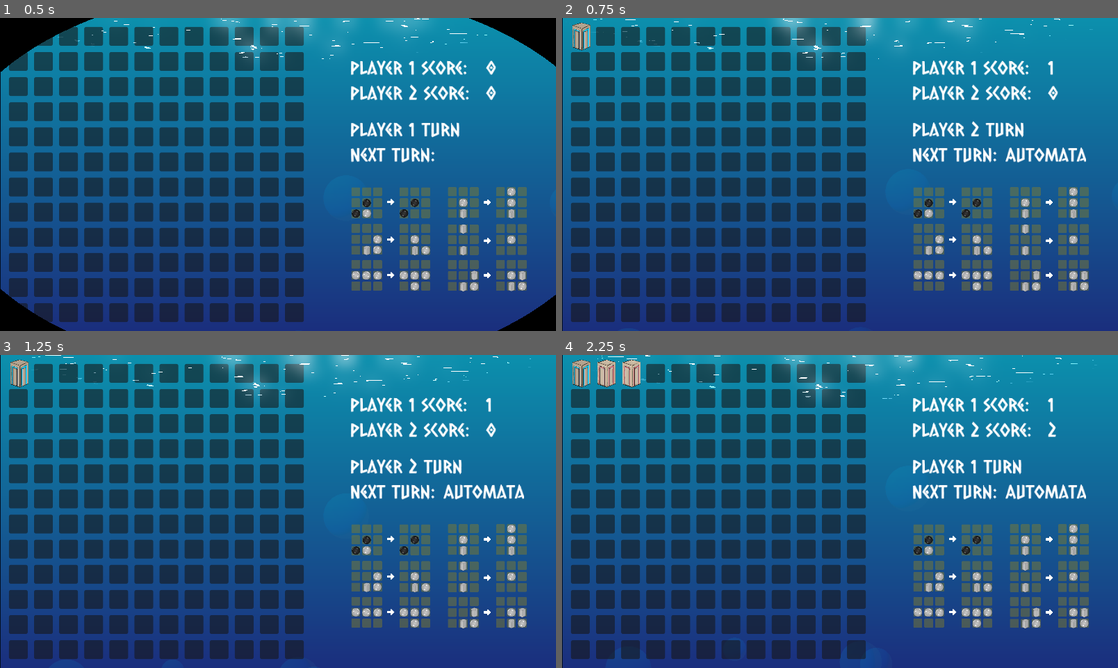
Above: before the commit, frames 1-4 (two rows, left to right).
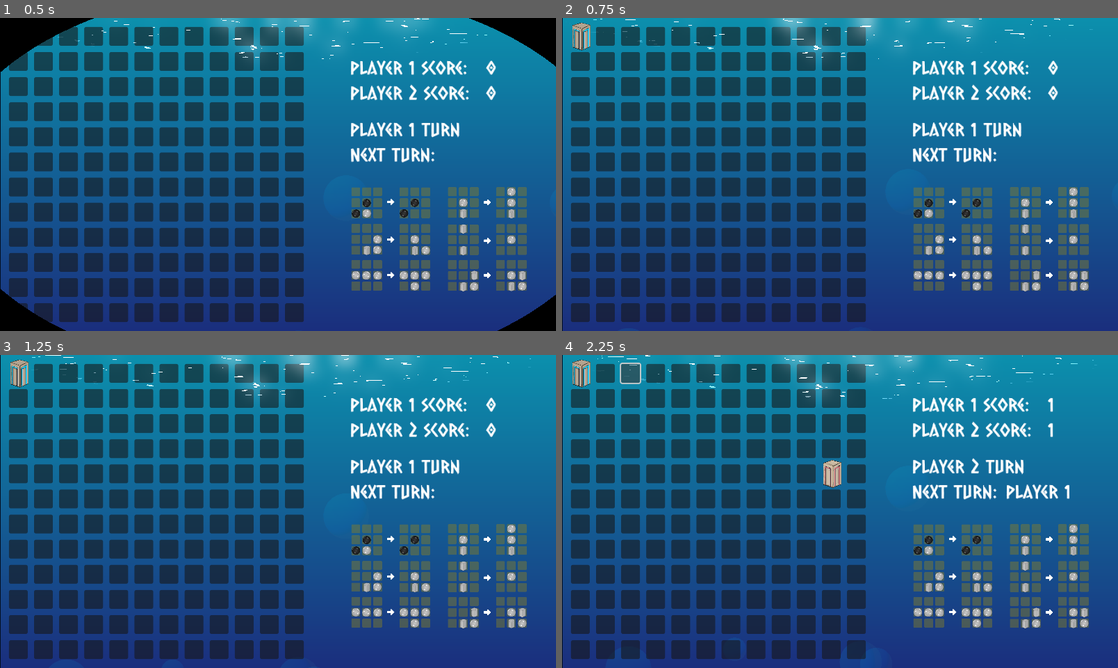
Above: after the commit, the same moments.

Repository: BeadsInCheese/CellularBubbleState
Game: Godot game, scene res://MainGame.tscn
Same seed, same stepped clock (60 frames per second), same inputs: the game is played once before the commit and once after it. This scene is started directly instead of the project's main scene.
Inputs (mouse positions are in pixels of both pictures, inside the frame that each line leads up to):
- Up to frame 1 (0.5 s): no input
- Up to frame 2 (0.75 s): click (578, 36) at 0.52 s
- Up to frame 3 (1.25 s): no input
- Up to frame 4 (2.25 s): click (606, 373) at 1.27 s; click (628, 373) at 2.02 s

Frame 1 is identical in both runs. In frame 2, 0.8% of the frame differs, in the area x 73-95%, y 13-47%; in frame 3, 0.8%; in frame 4, 1.6%, in the area x 6-95%, y 1-47%.

Commit message:
Added Agent class

Diff:
--- /dev/null
+++ b/gamejam2025/AI/AgentBase.gd
@@ -0,0 +1,18 @@
+
+class_name AgentBase
+var isPlayer=false
+var playerType=1
+func makeMove(observation:Board):
+	pass
+# Called when the node enters the scene tree for the first time.
+func _ready() -> void:
+	pass # Replace with function body.
+
+
+# Called every frame. 'delta' is the elapsed time since the previous frame.
+func _process(delta: float) -> void:
+	pass
+func get_custom_class_name():
+	return "AgentBase"
+func get_is_player() -> bool:
+	return false
--- /dev/null
+++ b/gamejam2025/AI/AutomataAgent.gd
@@ -0,0 +1,15 @@
+extends AgentBase
+
+class_name AutomataAgent
+# Called when the node enters the scene tree for the first time.
+func makeMove(observation:Board):
+	observation.automata_step()
+func _ready() -> void:
+	pass # Replace with function body.
+
+
+# Called every frame. 'delta' is the elapsed time since the previous frame.
+func _process(delta: float) -> void:
+	pass
+func get_custom_class_name():
+	return "AutomataAgent"
--- /dev/null
+++ b/gamejam2025/AI/PlayerAgent.gd
@@ -0,0 +1,19 @@
+extends "res://AI/AgentBase.gd"
+
+class_name PlayerAgent
+# Called when the node enters the scene tree for the first time.
+
+func makeMove(observation:Board):
+	pass
+
+func _ready() -> void:
+	pass
+
+
+# Called every frame. 'delta' is the elapsed time since the previous frame.
+func _process(delta: float) -> void:
+	pass
+func get_custom_class_name():
+	return "PlayerAgent"
+func get_is_player() -> bool:
+	return true
--- /dev/null
+++ b/gamejam2025/AI/RandomAIAgent.gd
@@ -0,0 +1,24 @@
+extends "res://AI/AgentBase.gd"
+
+class_name RandomAI
+
+func makeMove(observation:Board):
+	var x=randi()%100
+	var offset=0
+	await observation.get_tree().create_timer(1.0).timeout
+	for i in range(x):
+		while(observation.gridList[(i+offset)%len(observation.gridList)].tileType!=0):
+			offset+=1
+			if(offset>100000):
+				return
+	observation.gridList[(x+offset-1)%len(observation.gridList)].setTileType(playerType)
+# Called when the node enters the scene tree for the first time.
+func _ready() -> void:
+	pass # Replace with function body.
+
+
+# Called every frame. 'delta' is the elapsed time since the previous frame.
+func _process(delta: float) -> void:
+	pass
+func get_custom_class_name():
+	return "RandomAI"
--- a/gamejam2025/Grid.gd
+++ b/gamejam2025/Grid.gd
@@ -12,11 +12,13 @@
 
 var gridList: Array[Bubble] = []
 enum Players{PLAYER1=1,PLAYER2=3,AUTOMATA=0}
-var turnOrder=[Players.PLAYER1,Players.PLAYER2,Players.AUTOMATA,Players.PLAYER2,Players.PLAYER1,Players.AUTOMATA]
+var turnOrder=[]
 var currentTurn=0
 var player1Score = 0
 var player2Score = 0
-
+var player1Agent=load("res://AI/PlayerAgent.gd")
+var player2Agent=load("res://AI/RandomAIAgent.gd")
+var automataAgent=load("res://AI/AutomataAgent.gd").new()
 
 func isEnd()->bool:
 	for i in gridList:
@@ -37,10 +39,12 @@
 func changeTurn()->void:
 	currentTurn=(currentTurn+1)%6
 
-	if(turnOrder[currentTurn]==Players.AUTOMATA):
-		automata_step()
+	#if(turnOrder[currentTurn]==Players.AUTOMATA):
+	#	automata_step()
+	#	changeTurn()
+	if(turnOrder[currentTurn].get_is_player()==false):
+		await turnOrder[currentTurn].makeMove(self)
 		changeTurn()
-
 	updateScore()
 	gui.updateSidebar(currentTurn,player1Score,player2Score)
 	updateCursor()
@@ -52,7 +56,7 @@
 var p1cursor=preload("res://CursorImages/Player1.png")
 var p2cursor=preload("res://CursorImages/Player2.png")
 func updateCursor():
-	var new_cursor_image =p1cursor if(turnOrder[currentTurn]==Players.PLAYER1) else p2cursor
+	var new_cursor_image =p1cursor if(turnOrder[currentTurn].playerType==Players.PLAYER1) else p2cursor
 	Input.set_custom_mouse_cursor(new_cursor_image, Input.CURSOR_ARROW, Vector2(15,15))
 # Called when the node enters the scene tree for the first time.
 func _ready() -> void:
@@ -63,6 +67,19 @@
 
 			add_child(x)
 			gridList.append(x)
+
+	var x:AgentBase=player1Agent.new()
+	x.playerType=Players.PLAYER1
+	var y:AgentBase=player2Agent.new()
+	y.playerType=Players.PLAYER2
+	turnOrder.append(x)
+	turnOrder.append(y)
+	turnOrder.append(automataAgent)
+	turnOrder.append(y)
+	turnOrder.append(x)
+	turnOrder.append(automataAgent)
+	for i in turnOrder:
+		print(i.get_custom_class_name())
 	moveToplace()
 	updateCursor()
 
--- a/gamejam2025/bubble.gd
+++ b/gamejam2025/bubble.gd
@@ -55,10 +55,10 @@
 
 
 func _on_button_button_down() -> void:
-
-	if(board.turnOrder[board.currentTurn]!=board.Players.AUTOMATA):
+	print(board.turnOrder[board.currentTurn].get_custom_class_name())
+	if(board.turnOrder[board.currentTurn].get_is_player()==true):
 		#print(tileType)
-		setTileType(board.turnOrder[board.currentTurn])
+		setTileType(board.turnOrder[board.currentTurn].playerType)
 		board.changeTurn()
 
 	pass # Replace with function body.
